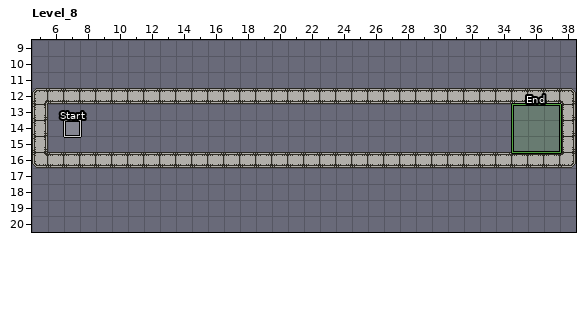
LDtk project: source/data/world.ldtk. Above, as it was before the edit.
Cells are 16x16 px. Shown: Level_8 x 5..38, y 9..20. The commit also changed other parts of the map, which this record leaves out.
New version:
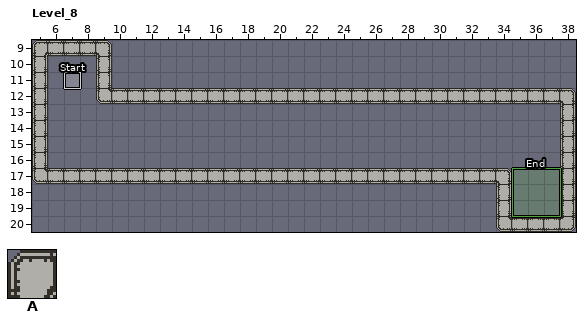
Key: from "Walls": A 1.
_ is an empty cell.
Objects are placed by their top-left corner, in cells (3,4 is the top-left corner of cell 3,4); size is 1x1 cell unless given.
The exact change:
Layer "Hazards":
added: "Start" rectangle at 7,11
added: "End" rectangle at 35,17 size 3x3
removed: "Start" rectangle at 7,14
removed: "End" rectangle at 35,13 size 3x3
Layer "Walls":
y 9: x 5..9 _____ -> AAAAA
y 10..11: x 5 _ -> A; x 9 _ -> A
y 12: x 6..8 AAA -> ___
y 16: x 6..37 AAAAAAAAAAAAAAAAAAAAAAAAAAAAAAAA -> ________________________________
y 17: x 5..34 ______________________________ -> AAAAAAAAAAAAAAAAAAAAAAAAAAAAAA; x 38 _ -> A
y 18..19: x 34 _ -> A; x 38 _ -> A
y 20: x 34..38 _____ -> AAAAA
